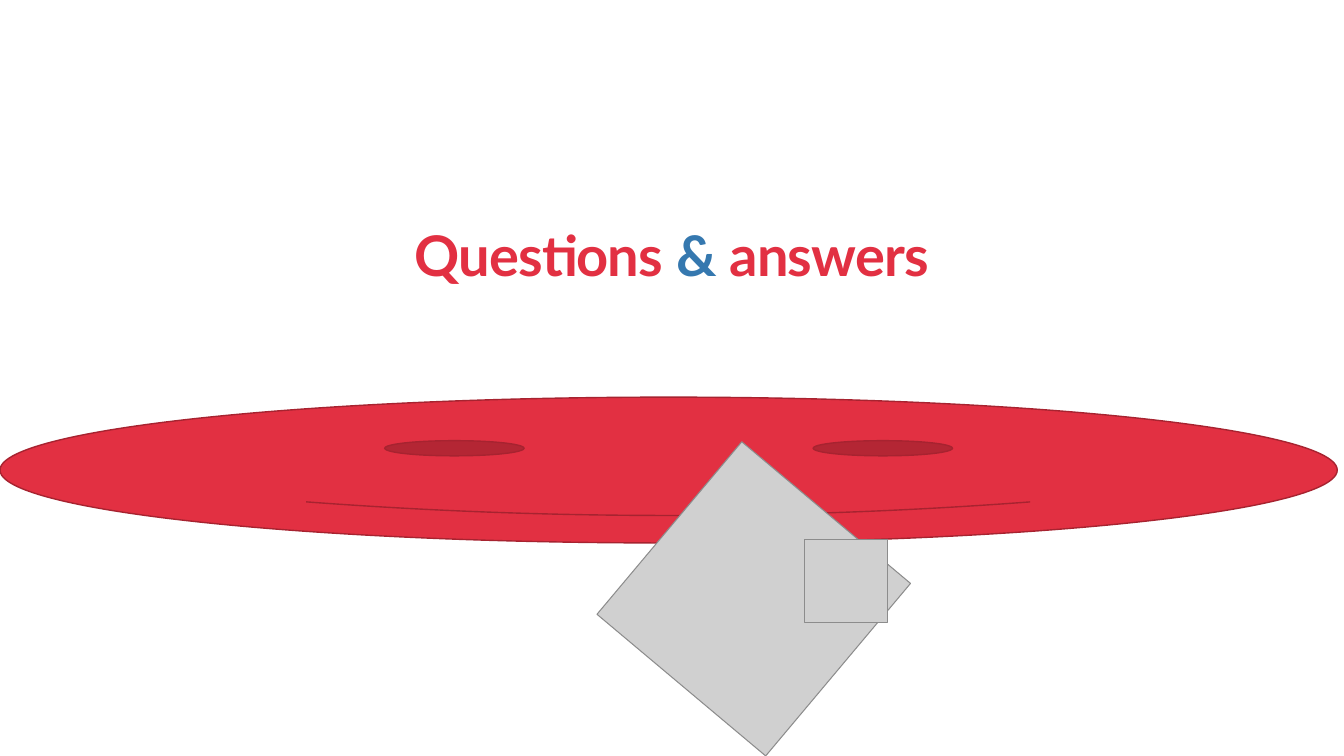
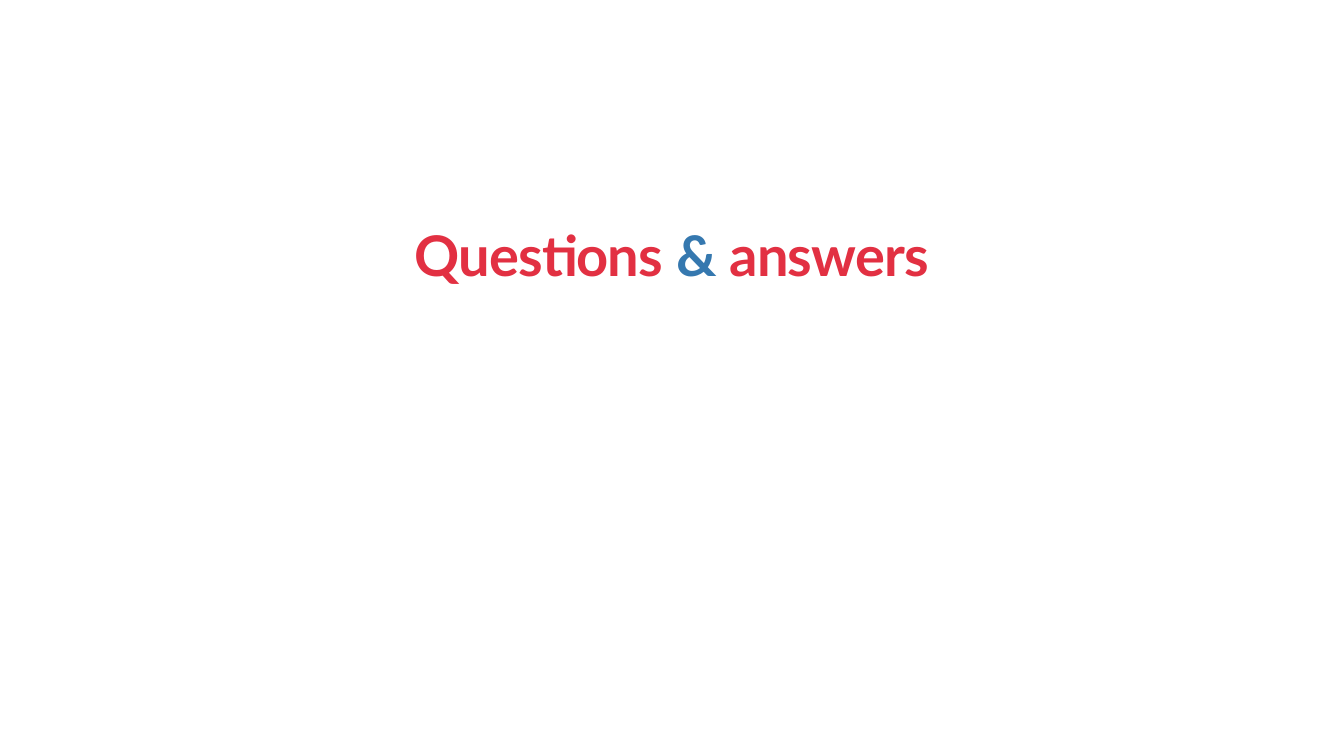
Before and after one commit to CvetkovskiIvor/ProgramskoInzenjerstvoSeminar, a slide deck: slide 32 of Open Source Prezentacija.pptx. Drawn at 1344x756 pixels with LibreOffice and Linux fonts; fonts in the diff are those of the drawing; grey boxes stand for pictures; background and template pictures are left out. Boxes give left, top, right and bottom in pixels: in the first picture for what was removed or moved away, otherwise in the second. Text is boxed around its words. In the diff, an @@ line names an element or a change of style, - is before the commit and + after.

```diff
--- a/Open Source Prezentacija.pptx
+++ b/Open Source Prezentacija.pptx
@@ smiley face removed at (0,397,1338,543) @@
@@ picture removed at (597,441,911,756) @@
@@ picture removed at (805,539,887,622) @@
```
Also in this commit, not shown: 3 other slides changed.
